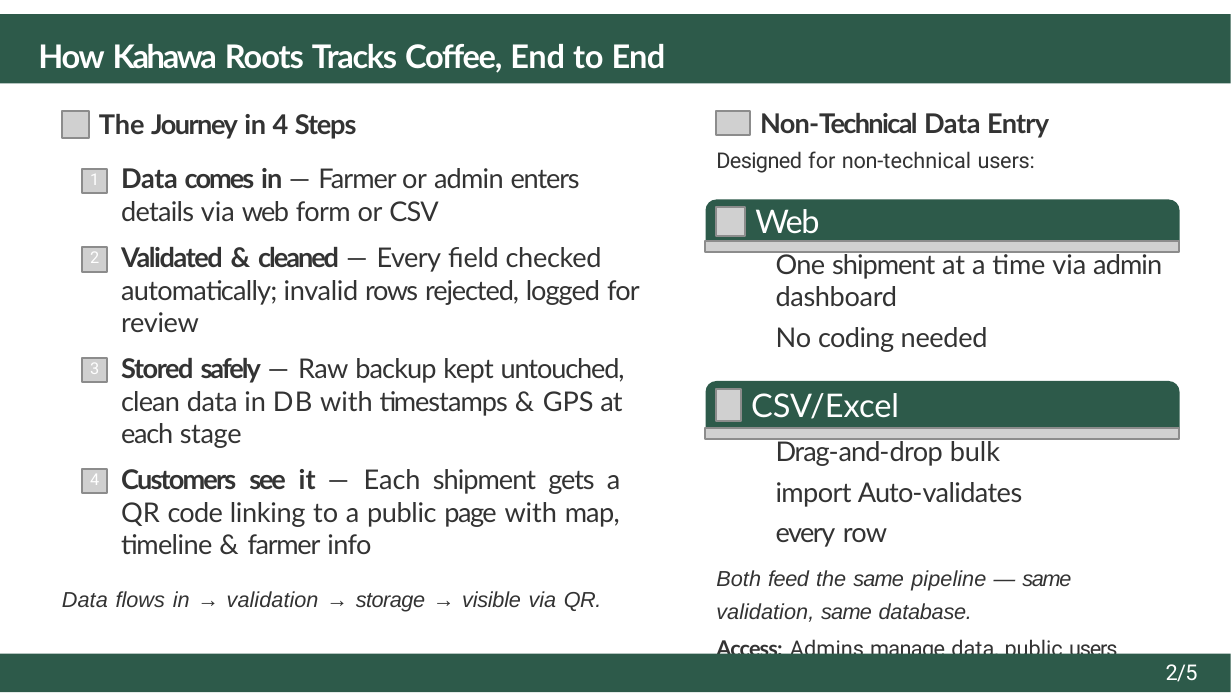
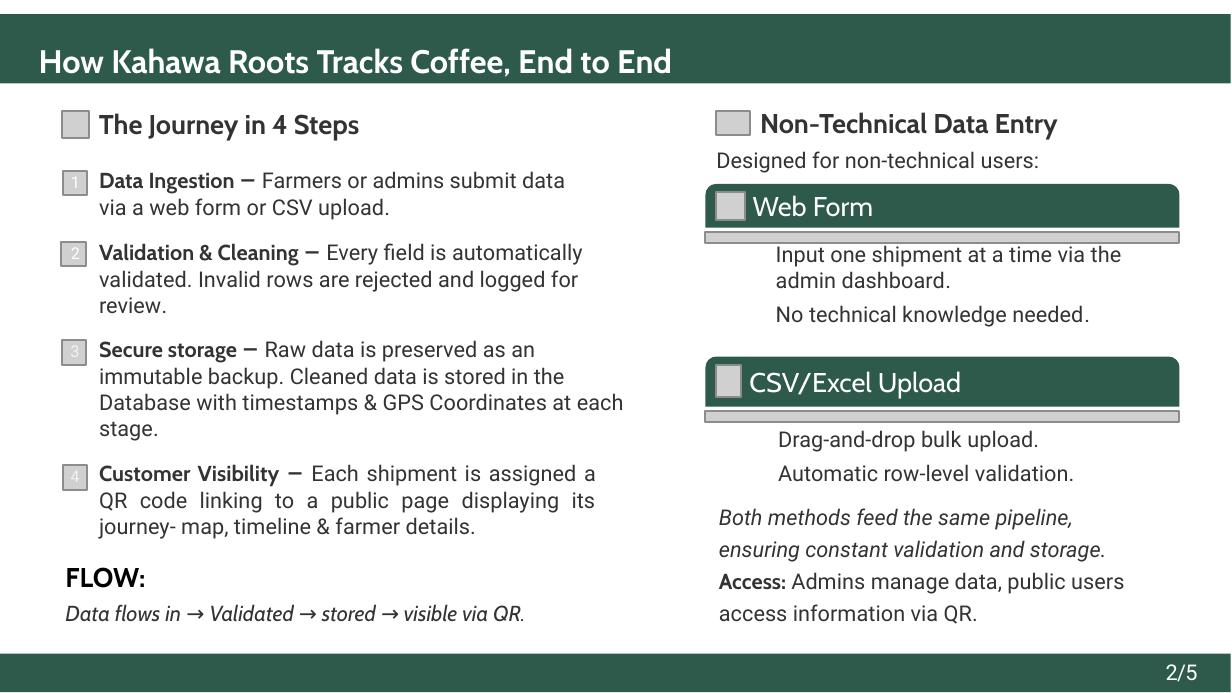
Before and after one commit to ShreehariA/Kahawa-Roots-Pre-Interview-Task, a slide deck: slide 2 of Kahawa_Roots_Pre_Interview_Task_my_approach.pptx. Drawn at 1232x693 pixels with LibreOffice and Linux fonts; fonts in the diff are those of the drawing; grey boxes stand for pictures; background and template pictures are left out. Boxes give left, top, right and bottom in pixels: in the first picture for what was removed or moved away, otherwise in the second. Text is boxed around its words. In the diff, an @@ line names an element or a change of style, - is before the commit and + after.

```diff
--- a/Kahawa_Roots_Pre_Interview_Task_my_approach.pptx
+++ b/Kahawa_Roots_Pre_Interview_Task_my_approach.pptx
@@ title "How Kahawa Roots Tracks Coffee, ..." at (39,48,672,77): font Lato to Cabin; letter spacing -0.6 to 0 pt in "How"; letter spacing -0.8 to 0 pt in "Kahawa"; letter spacing -0.4 to 0 pt in "Roots"; letter spacing -0.5 to 0 pt in "Tracks Coffee,"; letter spacing -0.1 to 0 pt, letter spacing -0.2 to 0 pt in "End" @@
@@ text "The Journey in 4 Steps" at (99,113,360,141): font Lato to Cabin; letter spacing -0.6 to 0 pt in "Journey"; letter spacing -0.1 to 0 pt in "in"; letter spacing -0.4 to 0 pt in "Steps" @@
@@ text "Non-Technical Data Entry" at (716,112,1058,173): font Lato to Cabin in "Non-Technical Data Entry"; letter spacing -0.2 to 0 pt in "Non-Technical Entry", "Designed"; letter spacing -0.6 to 0 pt in "Non-Technical"; letter spacing -0.1 to 0 pt in "Data", "non-technical users:" @@
@@ picture: place and size @@
-picture at (82,170,105,193)
+picture at (62,172,86,195)
@@ text "1" rewrapped from (90,174,99,175) to (71,177,80,188) @@
@@ text at (99,171,624,539): text changed; size 10 to 8 pt; font Lato to Roboto @@
-Data comes in — Farmer or admin enters details via web form or CSV
-Validated & cleaned — Every field checked automatically; invalid rows rejected, logged for review
-Stored safely — Raw backup kept untouched, clean data in DB with timestamps & GPS at each stage
-Customers see it — Each shipment gets a QR code linking to a public page with map, timeline & farmer info
+Data Ingestion — Farmers or admins submit data via a web form or CSV upload.
+Validation & Cleaning — Every field is automatically validated. Invalid rows are rejected and logged for review.
+Secure storage — Raw data is preserved as an immutable backup. Cleaned data is stored in the Database with timestamps & GPS Coordinates at each stage.
+Customer Visibility — Each shipment is assigned a QR code linking to a public page displaying its journey- map, timeline & farmer details.
@@ freeform shape: place and size @@
-freeform shape at (705,199,1179,244)
+freeform shape at (705,184,1179,228)
@@ picture: place and size @@
-picture at (717,207,746,236)
+picture at (717,191,746,221)
@@ text "Web Form": place and size @@
-text "Web Form" at (755,209,825,274)
+text "Web Form" at (753,195,873,217)
@@ text "Web Form" at (753,195,873,217): size 12 to 10 pt, font Lato to Cabin; letter spacing -0.6 to 0 pt in "Web"; letter spacing -0.5 to 0 pt in "Form" @@
@@ picture: place and size @@
-picture at (705,240,1179,252)
+picture at (705,232,1179,244)
@@ 2 pictures, 1 text: place and size @@
-2 pictures, 1 text at (82,248,105,492)
+2 pictures, 1 text at (61,242,86,488)
@@ text at (776,242,1122,327): text changed; size 10 to 8 pt; font Lato to Roboto @@
-One shipment at a time via admin dashboard
-No coding needed
+Input one shipment at a time via the admin dashboard.
+No technical knowledge needed.
@@ picture: place and size @@
-picture at (82,357,105,381)
+picture at (62,340,86,363)
@@ text "3" at (68,340,82,361): text colour #FFFFFF to #F2F2F2 @@
@@ text "3": place and size @@
-text "3" at (90,363,99,374)
+text "3" at (68,340,82,361)
@@ freeform shape: place and size @@
-freeform shape at (705,381,1179,431)
+freeform shape at (705,357,1179,408)
@@ picture: place and size @@
-picture at (717,389,740,422)
+picture at (717,365,740,398)
@@ text "CSV/Excel Upload": place and size @@
-text "CSV/Excel Upload" at (751,393,899,462)
+text "CSV/Excel Upload" at (749,371,961,398)
@@ text "CSV/Excel Upload" at (749,371,961,398): size 12 to 10 pt, font Lato to Cabin; letter spacing -0.4 to 0 pt in "Upload" @@
@@ picture: place and size @@
-picture at (705,428,1179,439)
+picture at (705,410,1179,422)
@@ text at (719,430,1124,624): text changed; font Lato to Roboto @@
-Drag-and-drop bulk import Auto-validates every row
-Both feed the same pipeline — same validation, same database.
-Access: Admins manage data, public users view via QR.
+Drag-and-drop bulk upload.
+Automatic row-level validation.
+Both methods feed the same pipeline, ensuring constant validation and storage.
+Access: Admins manage data, public users access information via QR.
@@ text "4": place and size @@
-text "4" at (90,474,99,485)
+text "4" at (70,465,79,486)
@@ text "4" at (70,465,79,486): text colour #FFFFFF to #F2F2F2 @@
@@ text added at (65,567,145,588), 10 pt, text #000000, bold @@
+FLOW:
@@ text at (65,604,525,622): text changed; font Arial to Cabin @@
-Data flows in → validation → storage → visible via QR.
+Data flows in → Validated → stored → visible via QR.
```
Also in this commit, not shown: 4 other slides changed, 2 other files.
